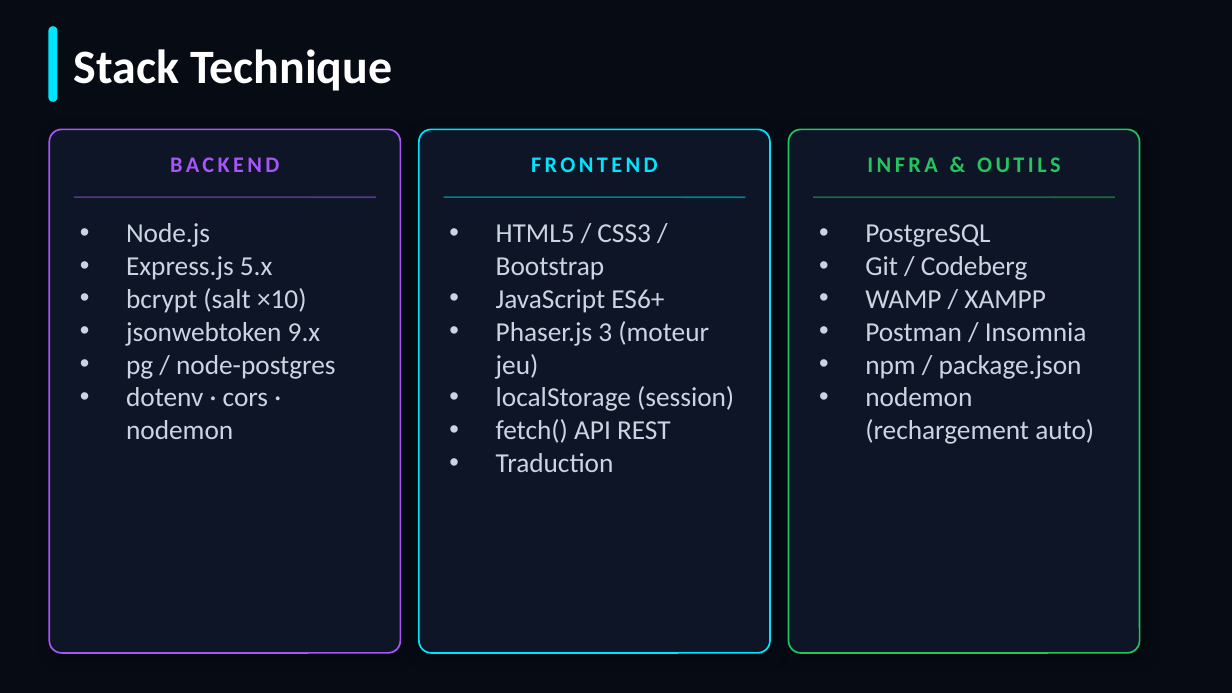
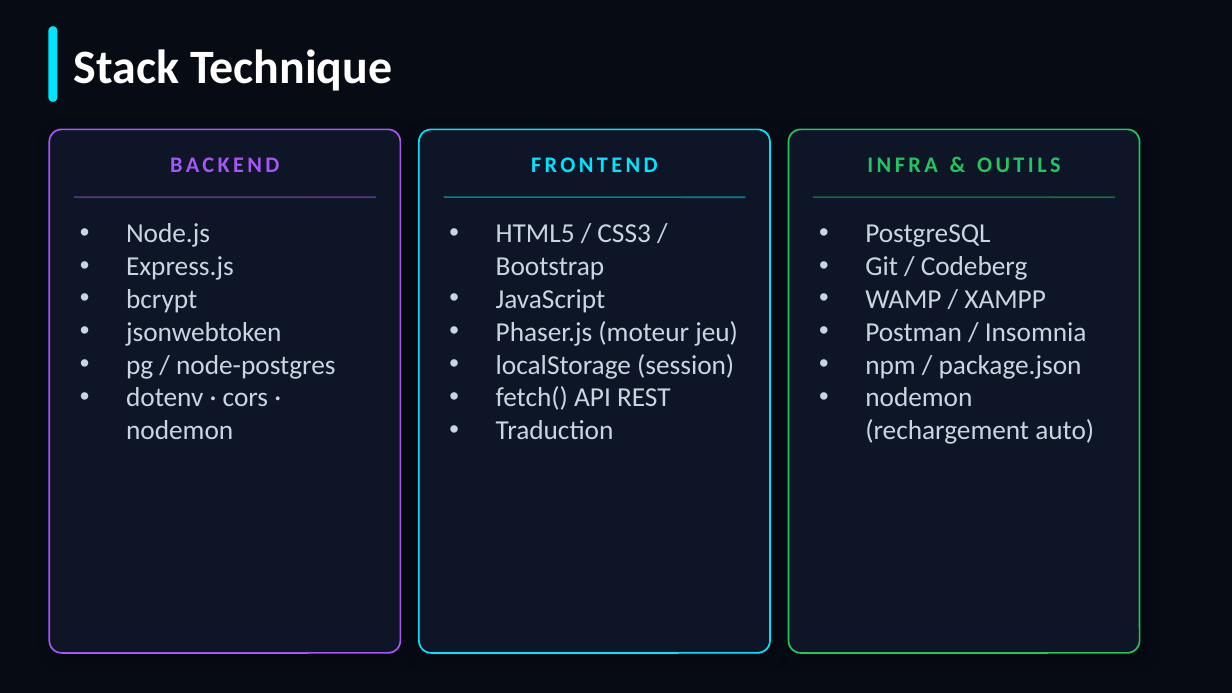
Before and after one commit to Vyzoin/Neuropulse, a slide deck: slide 6 of Presentation_Neuropulse.pptx. Drawn at 1232x693 pixels with LibreOffice and Linux fonts; fonts in the diff are those of the drawing. Boxes give left, top, right and bottom in pixels: in the first picture for what was removed or moved away, otherwise in the second. Text is boxed around its words. In the diff, an @@ line names an element or a change of style, - is before the commit and + after.

```diff
--- a/Presentation_Neuropulse.pptx
+++ b/Presentation_Neuropulse.pptx
@@ text at <box>126,256,281,346</box>: text changed @@
-• Express.js 5.x
-• bcrypt (salt ×10)
-• jsonwebtoken 9.x
+• Express.js
+• bcrypt
+• jsonwebtoken
@@ text at <box>496,289,738,346</box>: text changed @@
-• JavaScript ES6+
-• Phaser.js 3 (moteur jeu)
+• JavaScript
+• Phaser.js (moteur jeu)
```
Also in this commit, not shown: 1 other slide changed.
